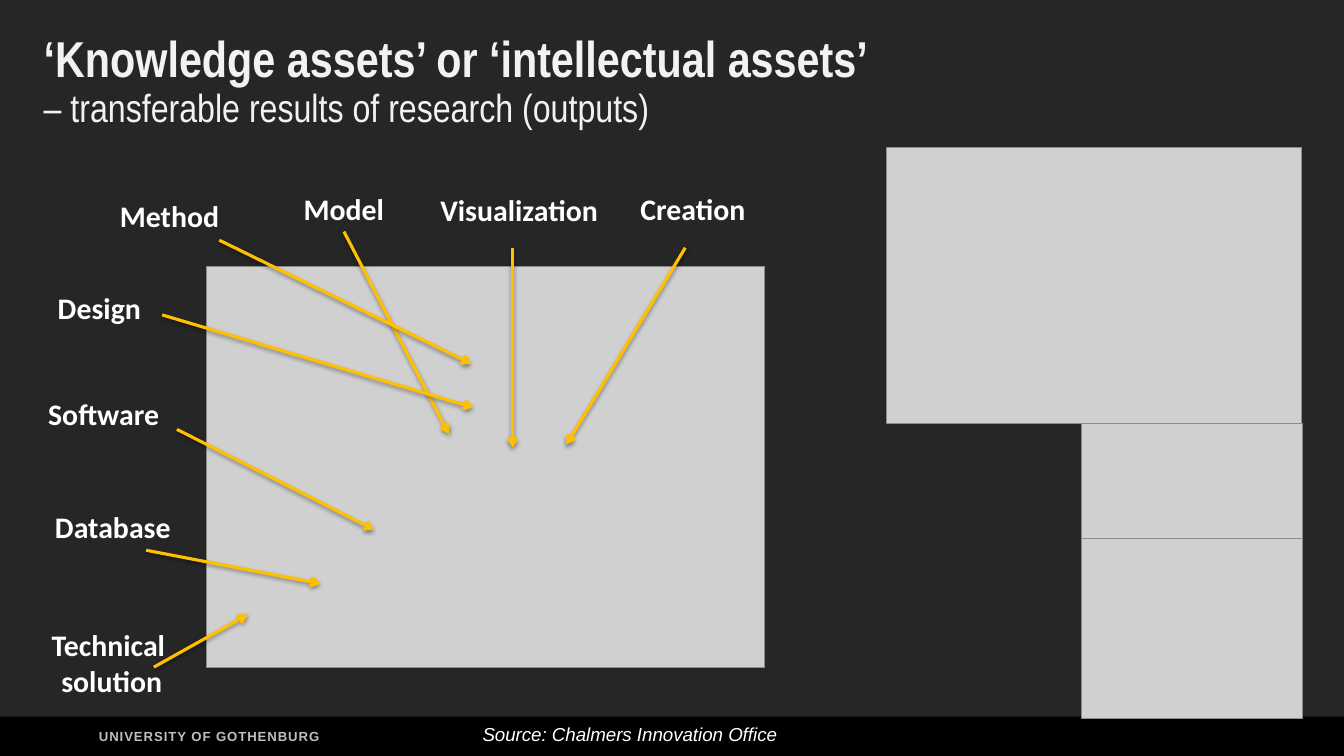
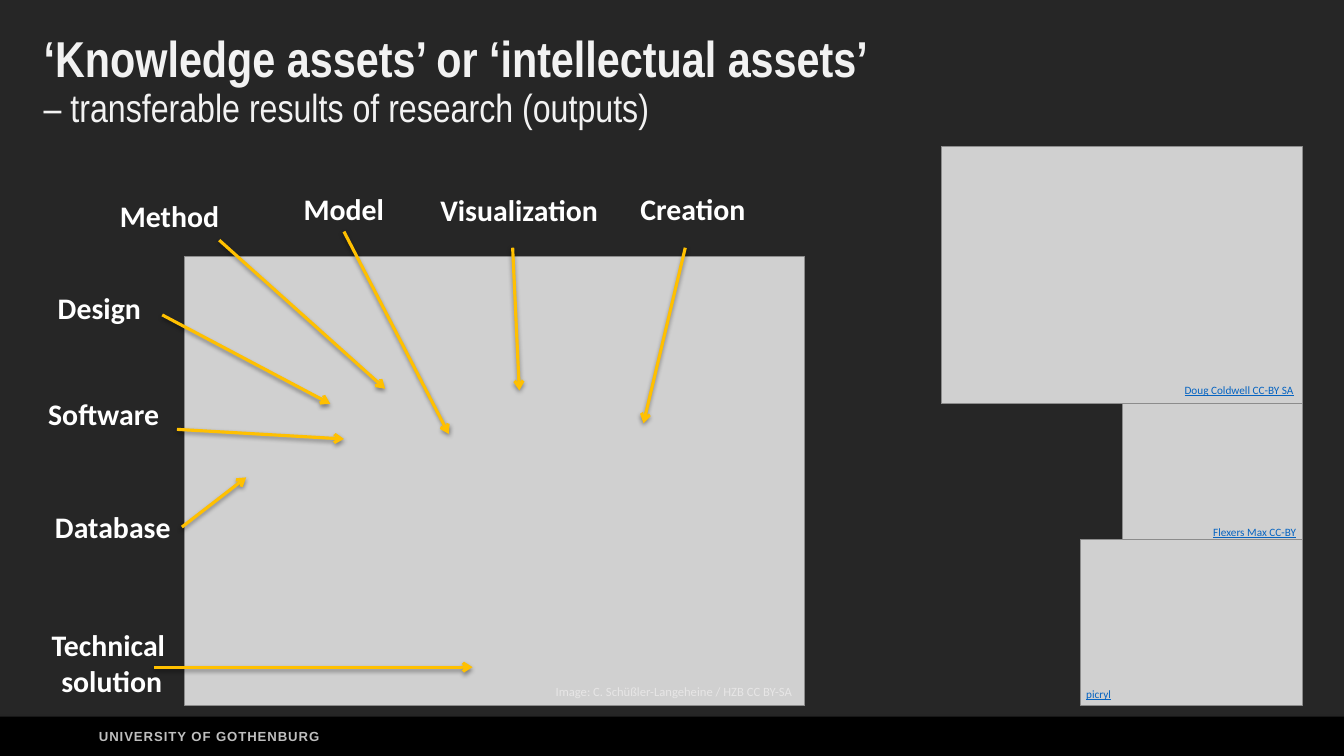
Before and after one commit to SciLifeLab-Training/open-science, a slide deck: slide 13 of docs/Intellectual_Property_Open_Science_Camilla_Pettersson.pptx. Drawn at 1344x756 pixels with LibreOffice and Linux fonts; fonts in the diff are those of the drawing; grey boxes stand for pictures. Boxes give left, top, right and bottom in pixels: in the first picture for what was removed or moved away, otherwise in the second. Text is boxed around its words. In the diff, an @@ line names an element or a change of style, - is before the commit and + after.

Commit message:
remove copyright images

```diff
--- a/docs/Intellectual_Property_Open_Science_Camilla_Pettersson.pptx
+++ b/docs/Intellectual_Property_Open_Science_Camilla_Pettersson.pptx
@@ picture: place and size @@
-picture at <box>887,147,1303,423</box>
+picture at <box>942,146,1303,403</box>
@@ picture: place and size @@
-picture at <box>206,266,764,667</box>
+picture at <box>185,257,805,706</box>
@@ arrow moved from (219, 240) - (472, 364) to (219, 240) - (385, 389) @@
@@ arrow moved from (513, 248) - (513, 448) to (513, 248) - (519, 390) @@
@@ arrow moved from (686, 248) - (567, 445) to (686, 248) - (643, 423) @@
@@ arrow moved from (162, 315) - (474, 407) to (162, 315) - (331, 404) @@
@@ picture: place and size @@
-picture at <box>1082,423,1304,538</box>
+picture at <box>1122,360,1303,540</box>
@@ text added at <box>1185,386,1294,396</box>, 8 pt, text #0563C1, underline @@
+Doug Coldwell CC-BY SA
@@ arrow moved from (177, 430) - (374, 529) to (177, 430) - (344, 439) @@
@@ arrow moved from (146, 551) - (321, 584) to (181, 527) - (246, 478) @@
@@ picture: place and size @@
-picture at <box>1082,538,1304,719</box>
+picture at <box>1081,539,1303,706</box>
@@ text added at <box>1213,528,1296,540</box>, 8 pt, text #0563C1, underline @@
+Flexers Max CC-BY
@@ arrow moved from (154, 667) - (248, 615) to (154, 667) - (473, 667) @@
@@ text added at <box>1086,690,1111,700</box>, 8 pt, text #0563C1, underline @@
+picryl
@@ text removed at <box>483,727,777,742</box> @@
-Source: Chalmers Innovation Office
```
Also in this commit, not shown: 2 other slides changed.
